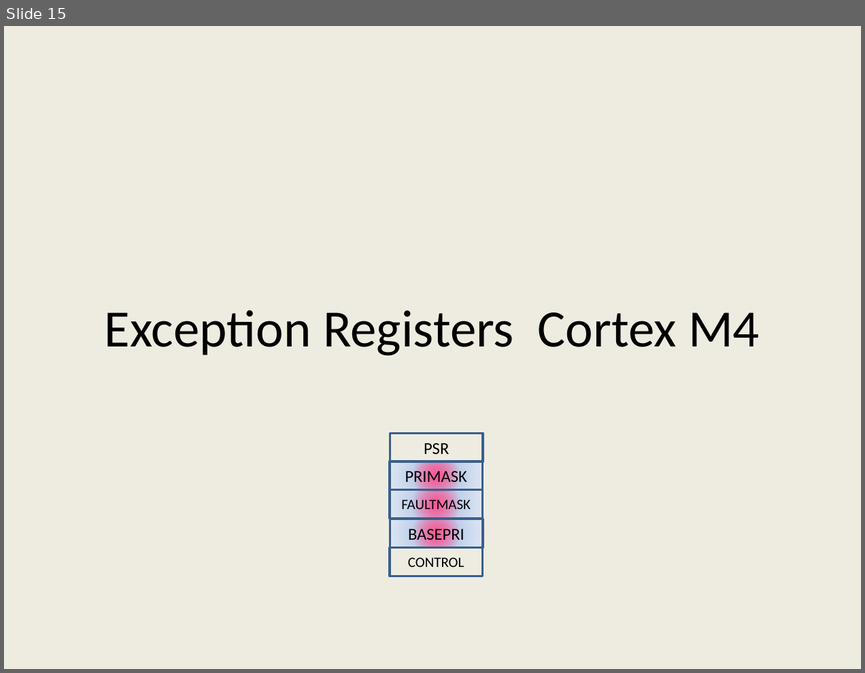
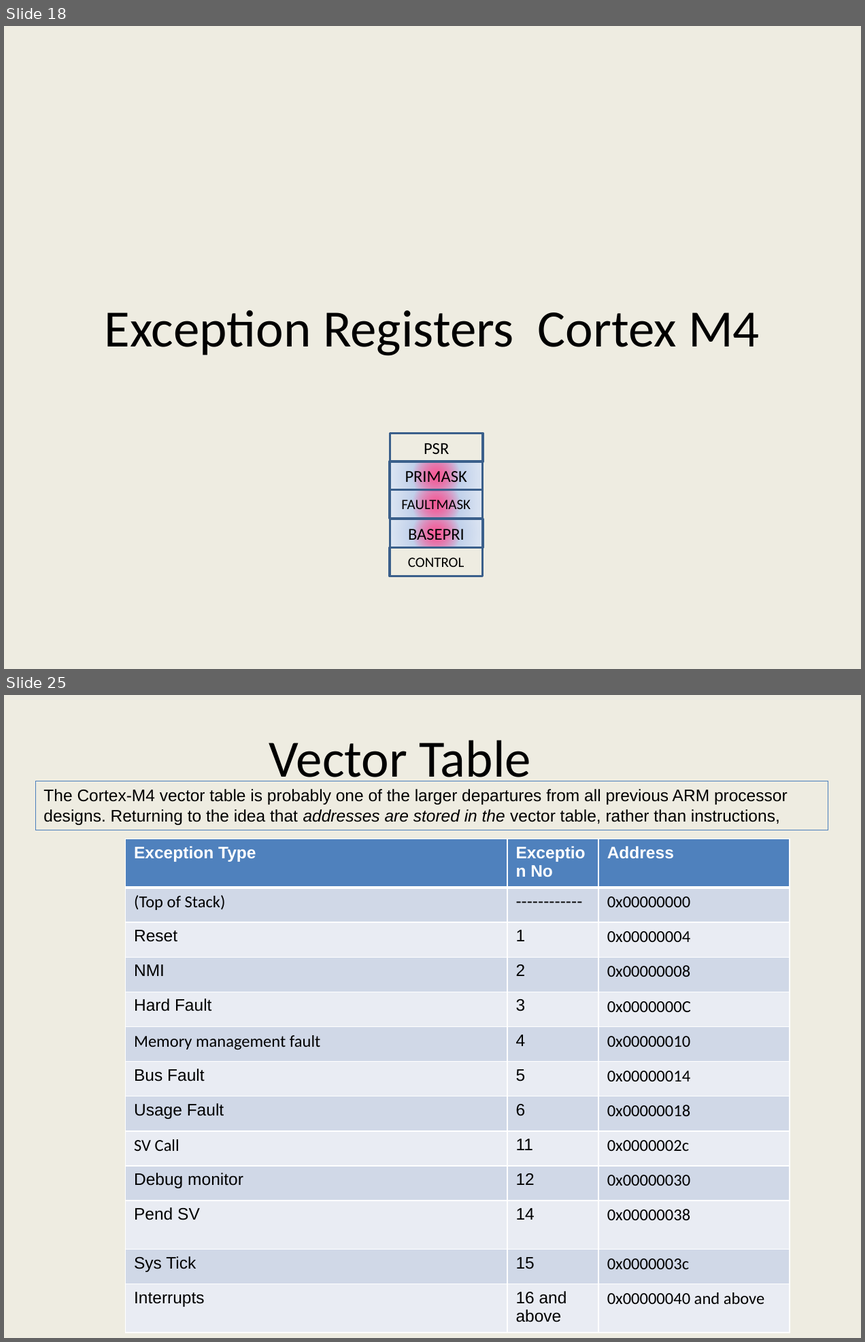
Before and after one commit to girishsukukumar/ARM-Architecture, a slide deck: Module-4.pptx. Shown one above the other, each under a label of ours: slide 15 before the commit, slides 18 and 25 after it; the slides between them are not shown. The pictures are 865x673 and 865x1342 pixels, drawn with LibreOffice and Linux fonts; fonts in the diff are those of the drawing. Boxes give left, top, right and bottom in pixels: in the first picture for what was removed or moved away, otherwise in the second. Text is boxed around its words. In the diff, an @@ line names an element or a change of style, - is before the commit and + after.

```diff
--- a/Module-4.pptx
+++ b/Module-4.pptx
@@ slide 25 added at [4, 695, 861, 1338], background #EEECE1 @@
@@ title added at [269, 740, 531, 781], 44 pt, text #000000 @@
+Vector Table
@@ rectangle added at [36, 781, 828, 830], outline #4B7EBC 0.75 pt, 14 pt, text #000000 @@
+The Cortex-M4 vector table is probably one of the larger departures from all previous ARM processor designs. Returning to the idea that addresses are stored in the vector table, rather than instructions,
@@ table added at [126, 839, 791, 1332], 13 rows, 3 columns @@
+Exception Type | Exception No | Address
+(Top of Stack) | ------------ | 0x00000000
+Reset | 1 | 0x00000004
+NMI | 2 | 0x00000008
+Hard Fault | 3 | 0x0000000C
+Memory management fault | 4 | 0x00000010
+Bus Fault | 5 | 0x00000014
+Usage Fault | 6 | 0x00000018
+SV Call | 11 | 0x0000002c
+Debug monitor | 12 | 0x00000030
+Pend SV | 14 | 0x00000038
+Sys Tick | 15 | 0x0000003c
+Interrupts | 16 and above | 0x00000040 and above
@@ what was slide 15 is now slide 18 @@
```
Also in this commit, not shown: 6 slides changed, 7 other slides added, 25 slides removed.
